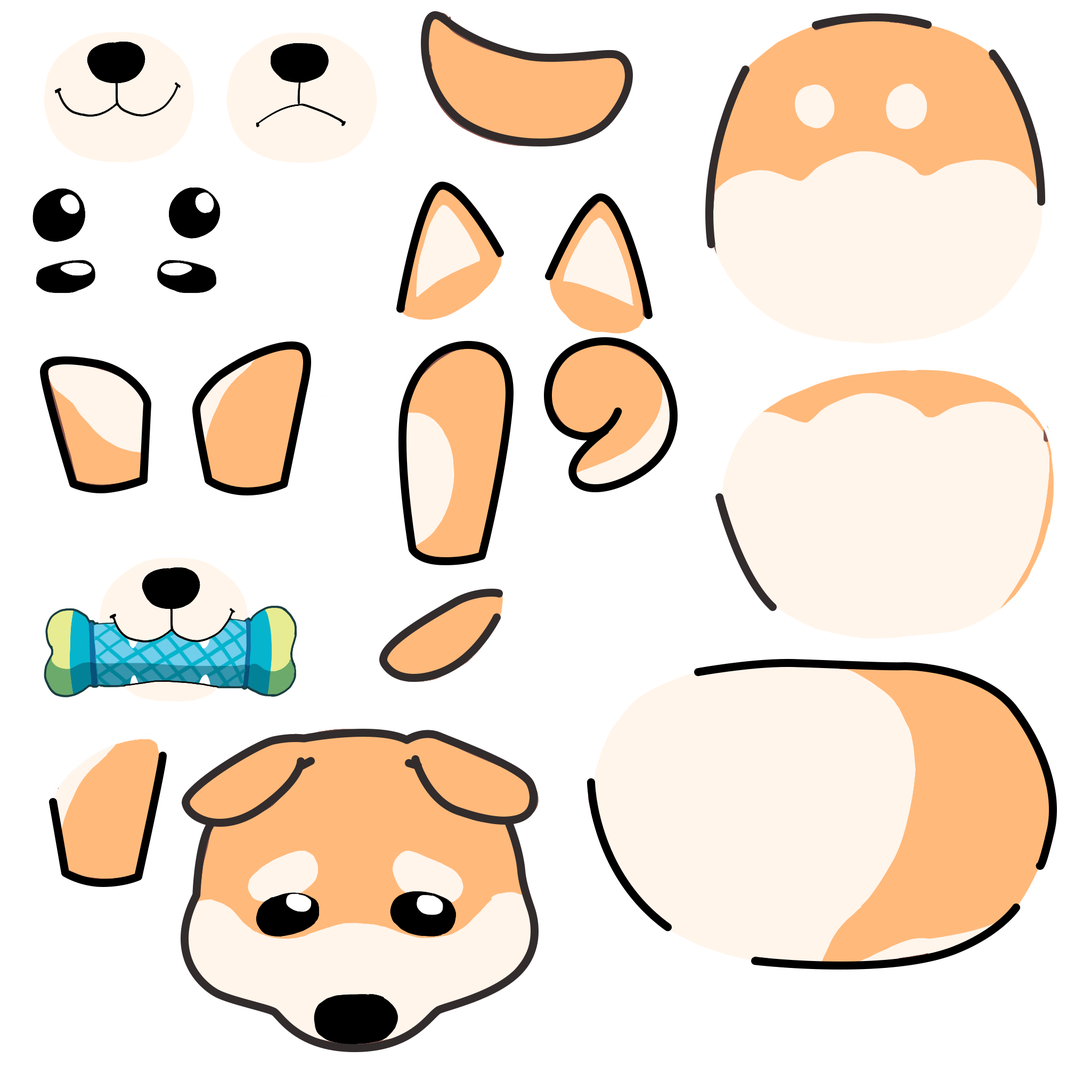
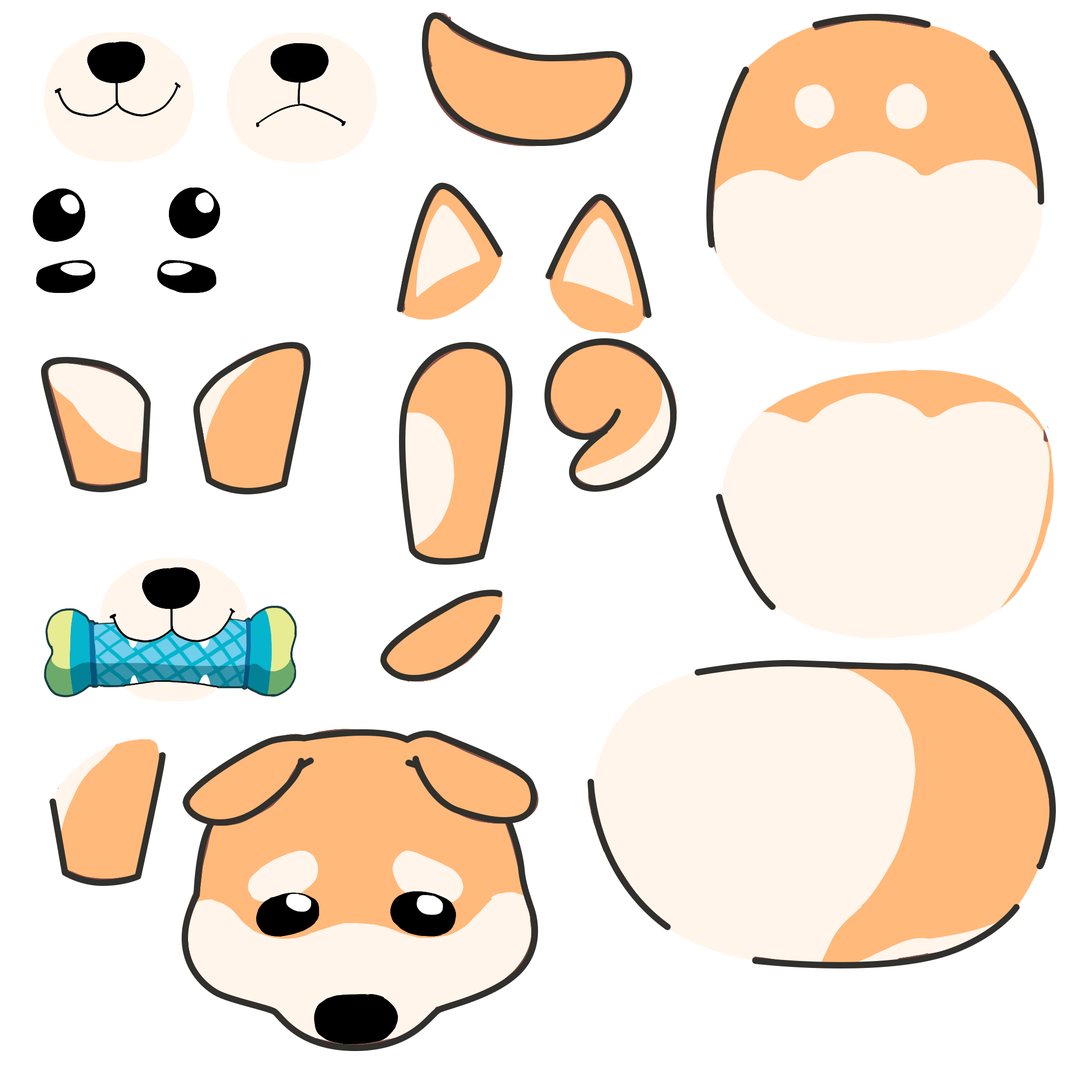
Comparing the layer stacks of the two w=1091, h=1091 images. Changes:
painted on "Shape 12" over bbox(49, 752, 167, 888)
painted on "Shape 11" over bbox(192, 341, 312, 496)
painted on "Shape 10" over bbox(39, 356, 152, 494)
painted on "Shape 9" over bbox(545, 193, 653, 320)
painted on "Shape 8" over bbox(396, 181, 505, 313)
painted on "Shape 18" over bbox(379, 588, 504, 683)
painted on "Shape 22" over bbox(180, 818, 539, 1053)
painted on "Shape 21" over bbox(405, 759, 423, 771)
painted on "Shape 24" over bbox(295, 757, 315, 772)
painted on "Shape 19" over bbox(181, 729, 538, 828)
painted on "Shape 16" over bbox(715, 493, 778, 612)
painted on "Shape 15" over bbox(989, 49, 1046, 206)
painted on "Shape 14" over bbox(812, 13, 933, 30)
painted on "Shape 13" over bbox(705, 65, 750, 249)
painted on "Shape 6" over bbox(398, 341, 514, 566)
painted on "Shape 17" over bbox(421, 11, 634, 147)
painted on "Shape 7" over bbox(544, 337, 678, 493)
painted on "Shape 5" over bbox(751, 903, 1021, 970)
painted on "Shape 4" over bbox(587, 778, 673, 932)
painted on "Shape 3" over bbox(694, 659, 1058, 871)
